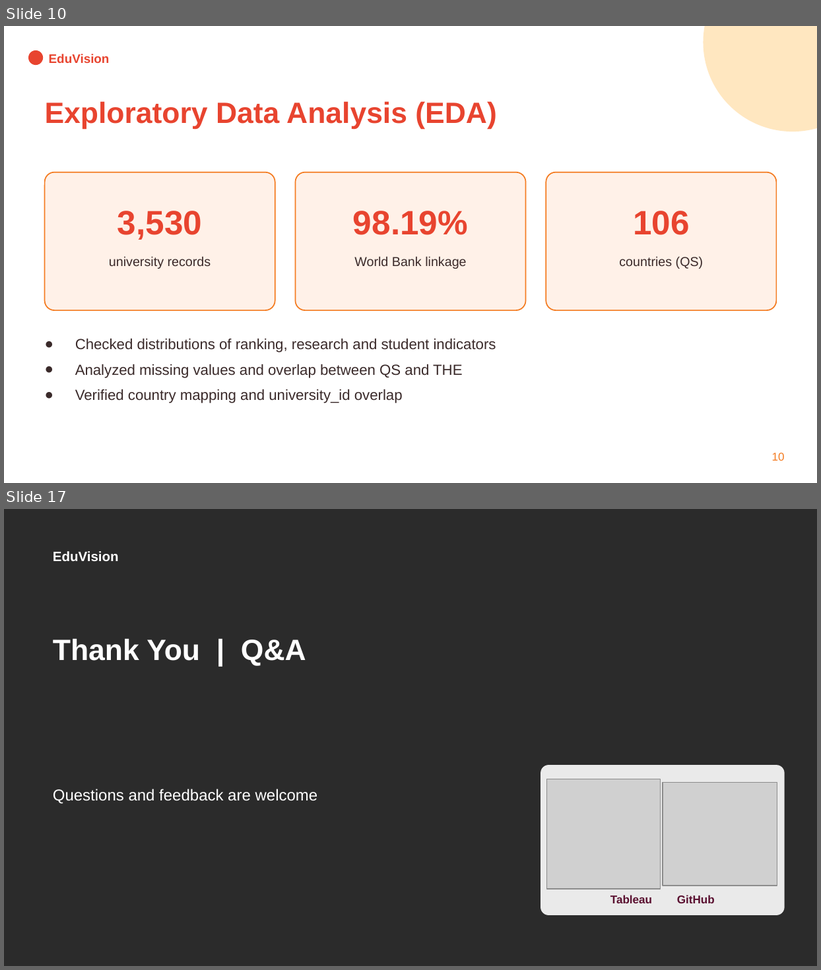
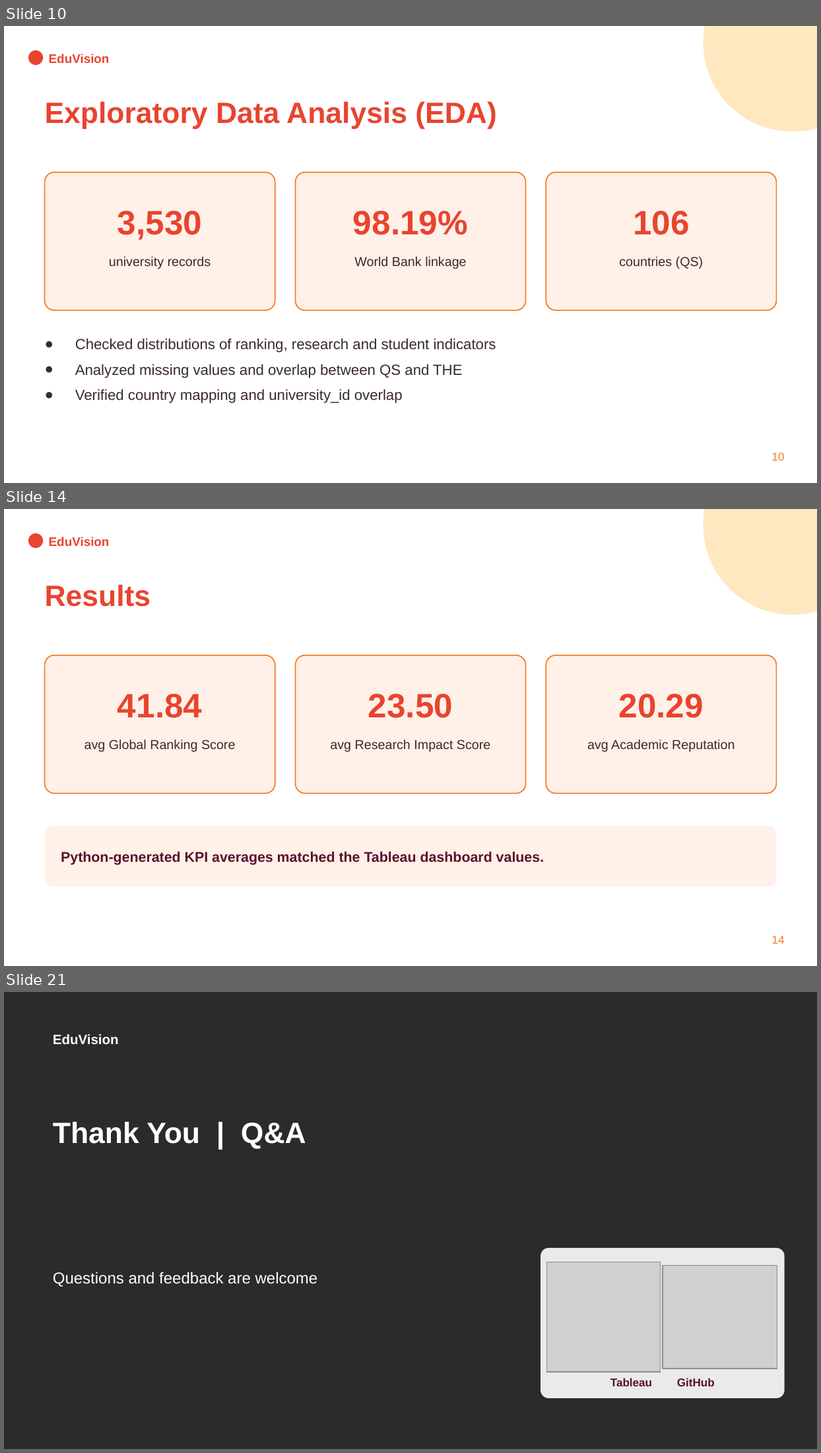
Before and after one commit to springboardmentor1234r/Higher-Education-Intelligence-System-for-Institutional-Performance-and-Academic-Excellence-Analysis, a slide deck: Final Project/EduVision_Presentation.pptx. Shown one above the other, each under a label of ours: slides 10 and 17 before the commit, slides 10, 14 and 21 after it; the slides between them are not shown. The pictures are 821x970 and 821x1453 pixels, drawn with LibreOffice and Linux fonts; fonts in the diff are those of the drawing; grey boxes stand for pictures; background and template pictures are left out; a plain dark background stands for a picture behind light text. Boxes give left, top, right and bottom in pixels: in the first picture for what was removed or moved away, otherwise in the second. Text is boxed around its words. In the diff, an @@ line names an element or a change of style, - is before the commit and + after.

```diff
--- a/Final Project/EduVision_Presentation.pptx
+++ b/Final Project/EduVision_Presentation.pptx
@@ slide 14 added at (x1=4, y1=509, x2=817, y2=966), background #FFFFFF @@
@@ ellipse added at (x1=704, y1=509, x2=817, y2=615), fill #FFB030 at 30% opacity @@
@@ ellipse added at (x1=28, y1=533, x2=43, y2=548), fill #E8442F @@
@@ text added at (x1=49, y1=537, x2=110, y2=546), 11 pt, text #E8442F, bold @@
+EduVision
@@ text added at (x1=45, y1=584, x2=151, y2=607), 26 pt, text #E8442F, bold @@
+Results
@@ rounded rectangle added at (x1=45, y1=656, x2=275, y2=793), fill #FFF1E8, outline #F47B20 1 pt @@
@@ rounded rectangle added at (x1=295, y1=656, x2=525, y2=793), fill #FFF1E8, outline #F47B20 1 pt @@
@@ rounded rectangle added at (x1=547, y1=656, x2=776, y2=793), fill #FFF1E8, outline #F47B20 1 pt @@
@@ text added at (x1=118, y1=694, x2=202, y2=718), 30 pt, text #E8442F, bold @@
+41.84
@@ text added at (x1=368, y1=694, x2=453, y2=718), 30 pt, text #E8442F, bold @@
+23.50
@@ text added at (x1=619, y1=694, x2=704, y2=718), 30 pt, text #E8442F, bold @@
+20.29
@@ text added at (x1=85, y1=739, x2=235, y2=752), 11.5 pt, text #3A2A2A @@
+avg Global Ranking Score
@@ text added at (x1=330, y1=739, x2=490, y2=752), 11.5 pt, text #3A2A2A @@
+avg Research Impact Score
@@ text added at (x1=587, y1=739, x2=735, y2=752), 11.5 pt, text #3A2A2A @@
+avg Academic Reputation
@@ rounded rectangle added at (x1=45, y1=826, x2=776, y2=887), fill #FFF1E8 @@
@@ text added at (x1=61, y1=852, x2=544, y2=865), 12.5 pt, text #5A1030, bold @@
+Python-generated KPI averages matched the Tableau dashboard values.
@@ text added at (x1=772, y1=936, x2=785, y2=944), 10 pt, text #F47B20 @@
+14
@@ what was slide 17 is now slide 21 @@
```
Also in this commit, not shown: 6 slides changed, 3 other slides added.
